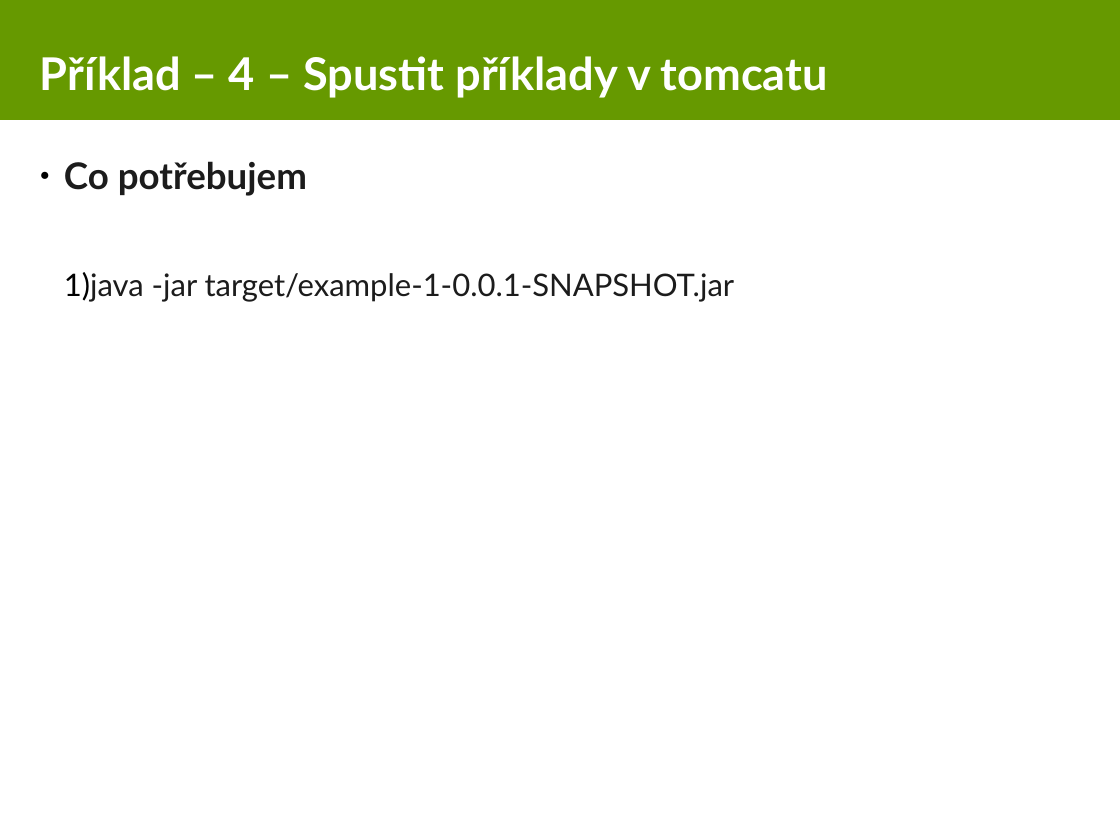
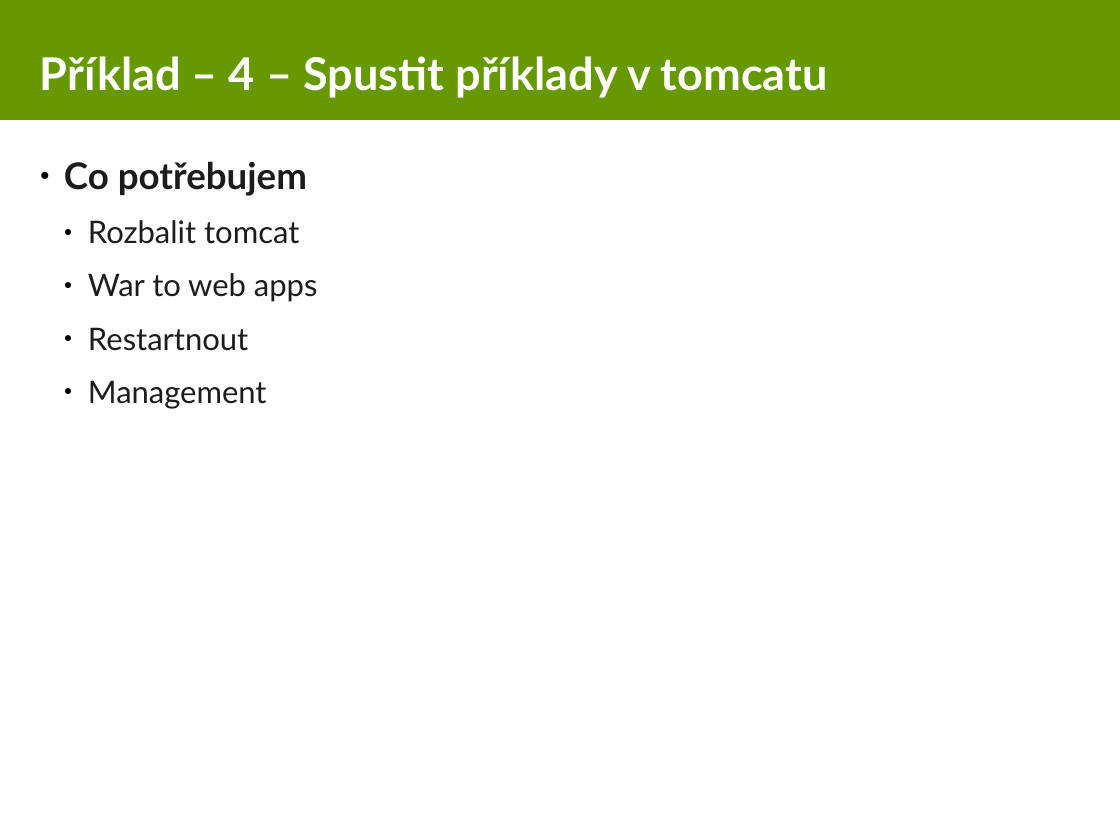
Before and after one commit to equabank/java-skoleni, a slide deck: slide 16 of v2/doc/prez.odp (slide 11 before the commit). Drawn at 1120x840 pixels with LibreOffice and Linux fonts; fonts in the diff are those of the drawing. Boxes give left, top, right and bottom in pixels: in the first picture for what was removed or moved away, otherwise in the second. Text is boxed around its words. In the diff, an @@ line names an element or a change of style, - is before the commit and + after.

Commit message:
example 3

```diff
--- a/v2/doc/prez.odp
+++ b/v2/doc/prez.odp
@@ text at bbox=[88, 220, 318, 409]: text changed @@
-  1) java -jar target/example-1-0.0.1-SNAPSHOT.jar
+  ● Rozbalit tomcat
+  ● War to web apps
+  ● Restartnout
+  ● Management
```
Also in this commit, not shown: 6 other slides changed, 7 slides added, 2 slides removed, 15 other files.
